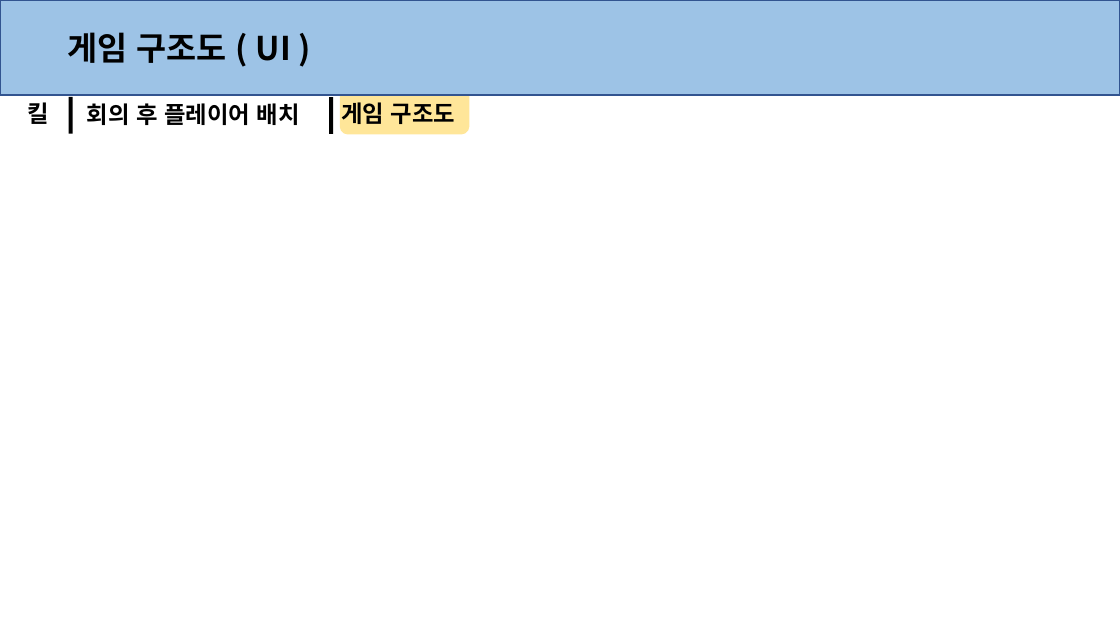
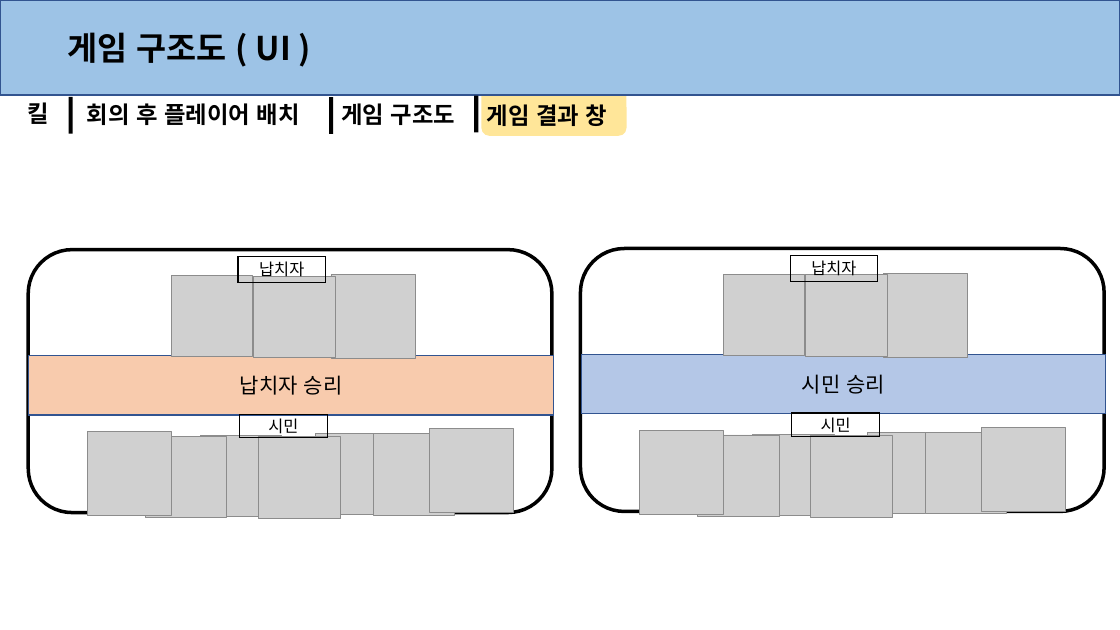
Before and after one commit to anglik0370/EscapeIsland, a slide deck: slide 6 of Document/시스템/시스템.pptx. Drawn at 1120x630 pixels with LibreOffice and Linux fonts; fonts in the diff are those of the drawing; grey boxes stand for pictures. Boxes give left, top, right and bottom in pixels: in the first picture for what was removed or moved away, otherwise in the second. Text is boxed around its words. In the diff, an @@ line names an element or a change of style, - is before the commit and + after.

Commit message:
공통 결과화면 기획

```diff
--- a/Document/시스템/시스템.pptx
+++ b/Document/시스템/시스템.pptx
@@ rounded rectangle: place and size @@
-rounded rectangle at <box>340,87,470,134</box>
+rounded rectangle at <box>481,87,627,135</box>
@@ rectangle added at <box>474,96,478,133</box>, fill #000000 @@
@@ text added at <box>487,104,607,126</box>, 20 pt, text #000000, bold @@
+게임 결과 창
@@ rounded rectangle added at <box>29,250,552,513</box>, outline #000000 3 pt @@
@@ rectangle added at <box>238,256,325,282</box>, outline #000000 1 pt, 14 pt, text #000000 @@
+납치자
@@ rounded rectangle added at <box>581,249,1104,512</box>, outline #000000 3 pt @@
@@ rectangle added at <box>791,255,878,281</box>, outline #000000 1 pt, 14 pt, text #000000 @@
+납치자
@@ picture added at <box>171,276,253,357</box> @@
@@ picture added at <box>254,276,335,358</box> @@
@@ picture added at <box>331,275,415,359</box> @@
@@ picture added at <box>723,274,805,355</box> @@
@@ picture added at <box>806,275,887,356</box> @@
@@ picture added at <box>883,274,967,358</box> @@
@@ rectangle added at <box>29,355,553,415</box>, fill #F8CBAD, outline #325491 1 pt, 18 pt, text #000000 @@
+납치자 승리
@@ rectangle added at <box>581,355,1106,414</box>, fill #B4C7E7, outline #325491 1 pt, 18 pt, text #000000 @@
+시민 승리
@@ rectangle added at <box>239,414,327,438</box>, outline #000000 1 pt, 14 pt, text #000000 @@
+시민
@@ rectangle added at <box>792,413,880,437</box>, outline #000000 1 pt, 14 pt, text #000000 @@
+시민
@@ picture added at <box>87,432,171,516</box> @@
@@ picture added at <box>145,436,227,518</box> @@
@@ picture added at <box>200,435,281,517</box> @@
@@ picture added at <box>259,437,340,518</box> @@
@@ picture added at <box>315,434,397,515</box> @@
@@ picture added at <box>373,434,455,515</box> @@
@@ picture added at <box>429,429,513,513</box> @@
@@ picture added at <box>639,431,723,515</box> @@
@@ picture added at <box>698,435,780,517</box> @@
@@ picture added at <box>753,434,834,516</box> @@
@@ picture added at <box>811,436,892,518</box> @@
@@ picture added at <box>868,432,949,513</box> @@
@@ picture added at <box>925,433,1007,514</box> @@
@@ picture added at <box>982,428,1066,512</box> @@
```
